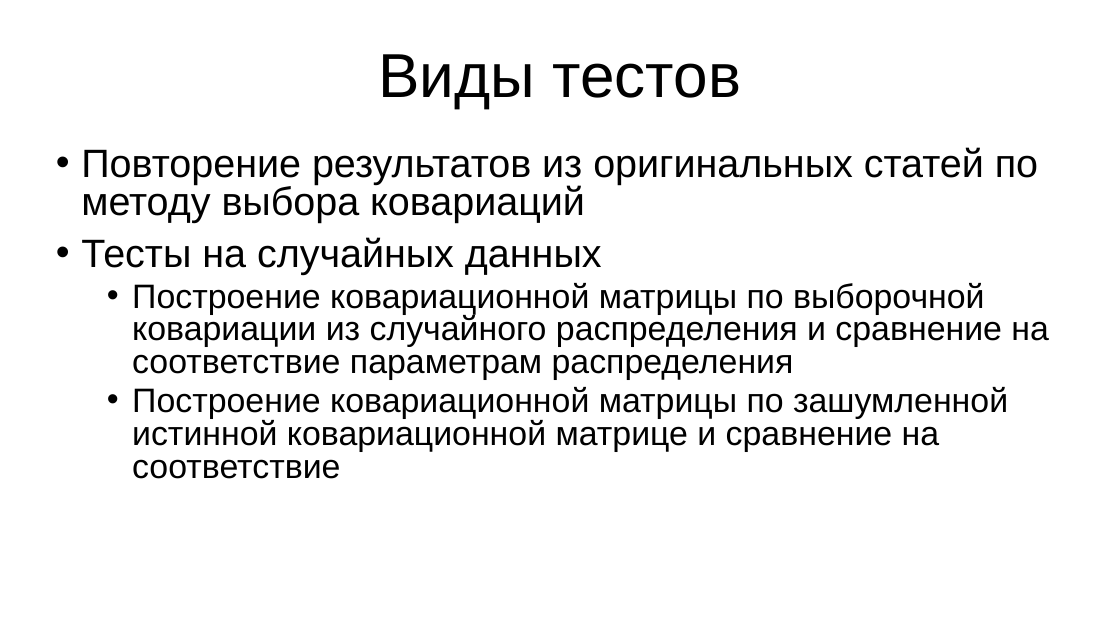
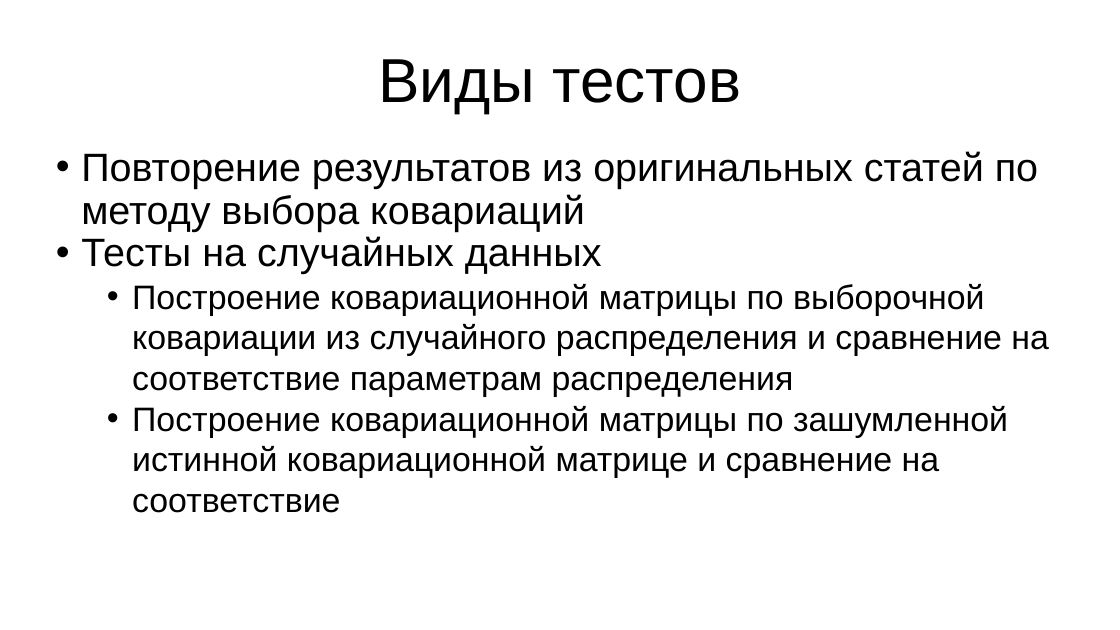
Before and after one commit to Apollon76/dempster_algorithm, a slide deck: slide 8 of Презентация.pptx (slide 9 before the commit). Drawn at 1120x630 pixels with LibreOffice and Linux fonts; fonts in the diff are those of the drawing. Boxes give left, top, right and bottom in pixels: in the first picture for what was removed or moved away, otherwise in the second. Text is boxed around its words. In the diff, an @@ line names an element or a change of style, - is before the commit and + after.

```diff
--- a/Презентация.pptx
+++ b/Презентация.pptx
@@ text "Виды тестов" at (x1=378, y1=59, x2=741, y2=113): line spacing 0.9 to 1 @@
@@ text "Повторение результатов из оригинальных статей ..." at (x1=81, y1=151, x2=1049, y2=513): line spacing 0.8 to 0.9; less space between paragraphs; line spacing 0.8 to 1 @@
```
Also in this commit, not shown: 3 other slides changed, 1 slide added, 3 slides removed.
